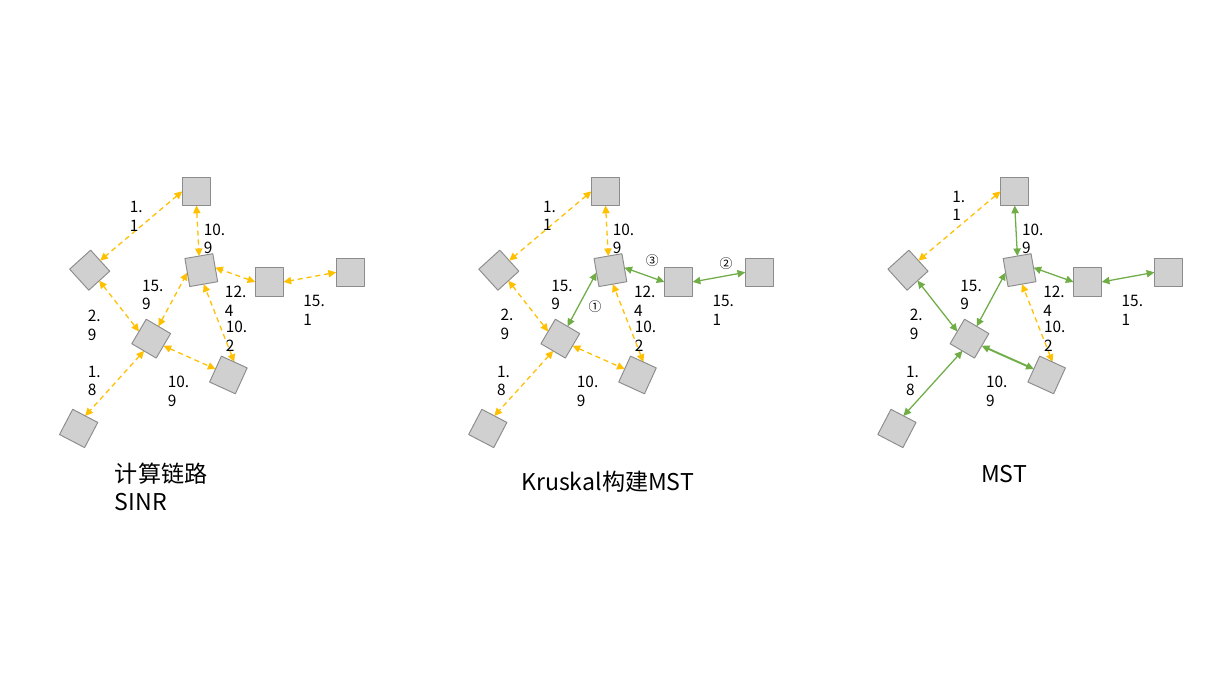
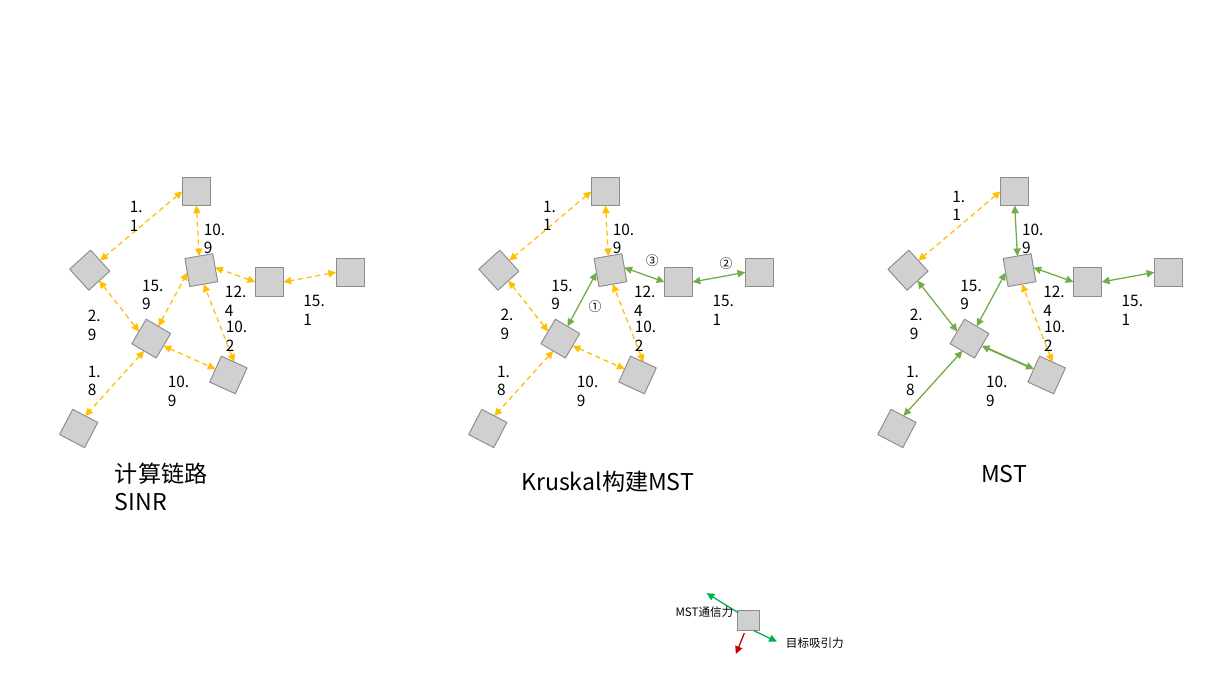
Before and after one commit to yesyeahterday/graduation-project, a slide deck: slide 6 of 进程文件/小论文/绘图/算法框架图.pptx (slide 5 before the commit). Drawn at 1232x693 pixels with LibreOffice and Linux fonts; fonts in the diff are those of the drawing; grey boxes stand for pictures; background and template pictures are left out. Boxes give left, top, right and bottom in pixels: in the first picture for what was removed or moved away, otherwise in the second. Text is boxed around its words. In the diff, an @@ line names an element or a change of style, - is before the commit and + after.

```diff
--- a/进程文件/小论文/绘图/算法框架图.pptx
+++ b/进程文件/小论文/绘图/算法框架图.pptx
@@ arrow added from (738, 613) to (707, 593), #00B050 1 pt @@
@@ text added at [676, 604, 734, 617], 9 pt, text #000000 @@
+MST通信力
@@ picture added at [738, 610, 760, 630] @@
@@ arrow added from (745, 633) to (736, 654), #C00000 1 pt @@
@@ arrow added from (754, 631) to (777, 641), #00B050 1 pt @@
@@ text added at [786, 637, 844, 648], 9 pt, text #000000 @@
+目标吸引力
```
Also in this commit, not shown: 1 slide added, 33 other files.
